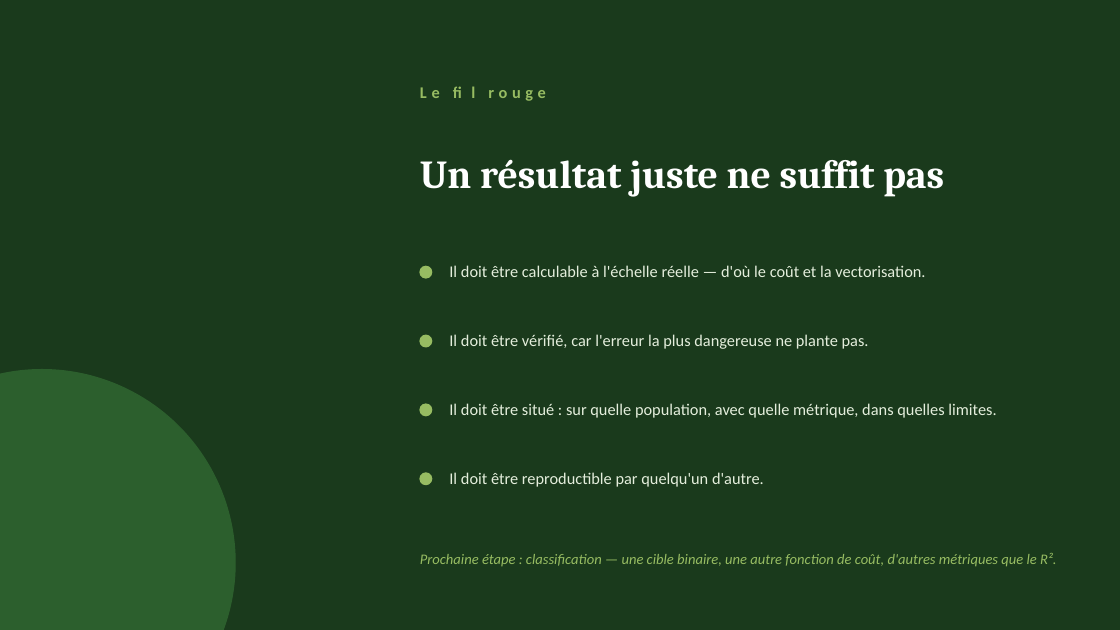
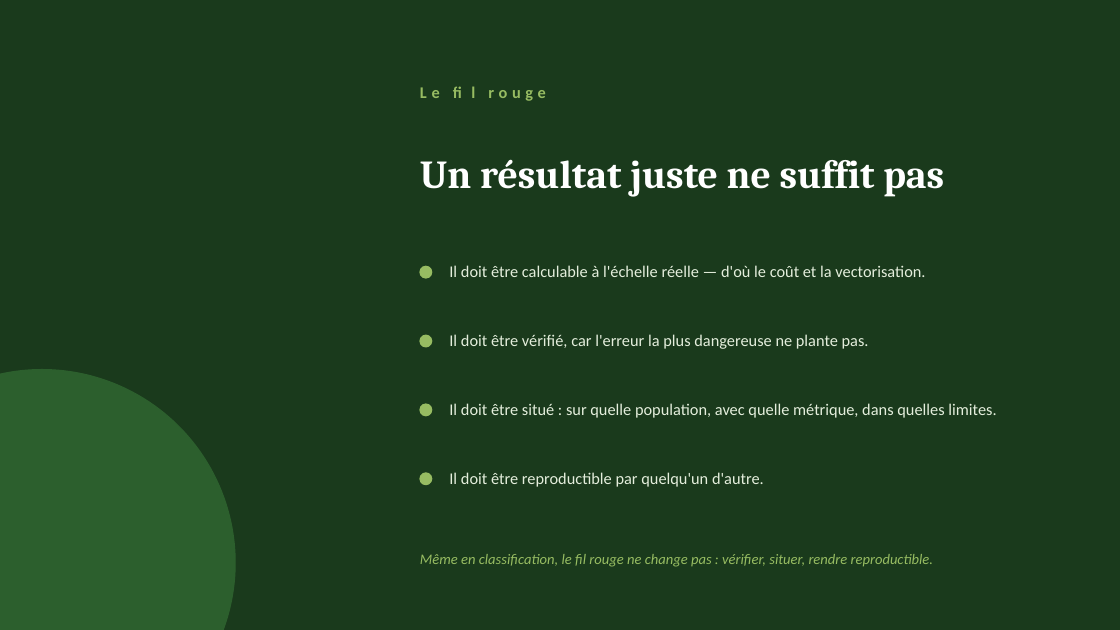
Before and after one commit to aissatougueye06/ml-notes, a slide deck: slide 25 of memo-machine-learning.pptx (slide 22 before the commit). Drawn at 1120x630 pixels with LibreOffice and Linux fonts; fonts in the diff are those of the drawing. Boxes give left, top, right and bottom in pixels: in the first picture for what was removed or moved away, otherwise in the second. Text is boxed around its words. In the diff, an @@ line names an element or a change of style, - is before the commit and + after.

Commit message:
Ajoute trois slides sur la classification
Classer contre predire puis seuiller, precision/recall/F1, et l'erreur par distance au seuil. La slide de cloture annoncait la classification comme prochaine etape, sa derniere ligne est reecrite. PDF regenere depuis le pptx.

```diff
--- a/memo-machine-learning.pptx
+++ b/memo-machine-learning.pptx
@@ text at <box>420,554,933,567</box>: text changed @@
-Prochaine étape : classification — une cible binaire, une autre fonction de coût, d'autres métriques que le R².
+Même en classification, le fil rouge ne change pas : vérifier, situer, rendre reproductible.
```
Also in this commit, not shown: 3 slides added, 1 other file.
